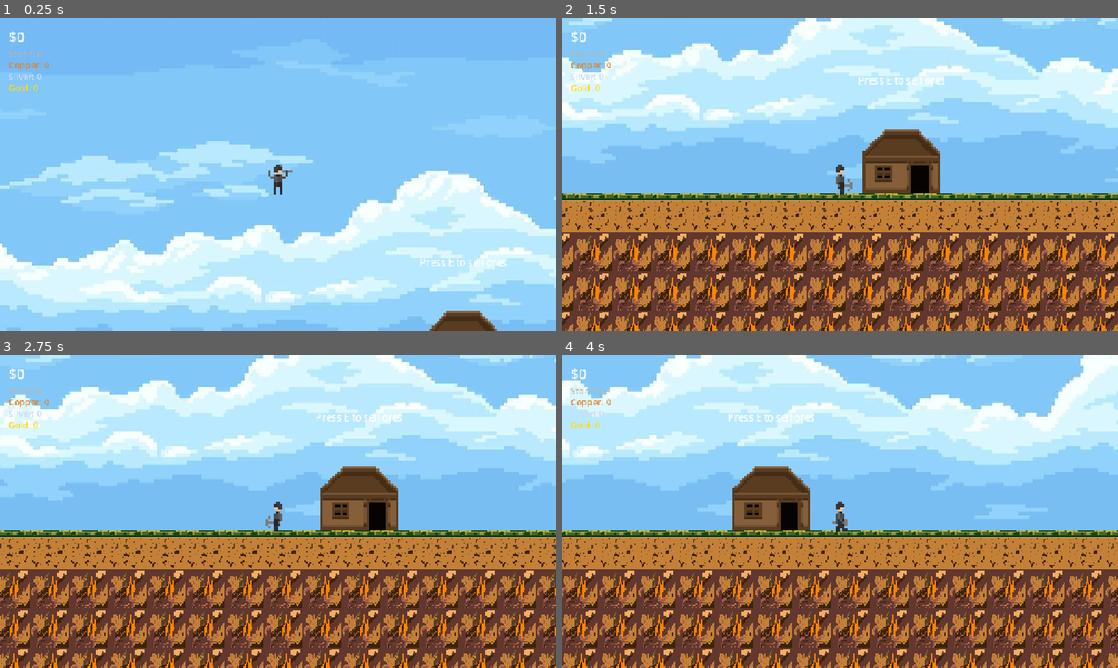
Above: before the commit, frames 1-4 (two rows, left to right).
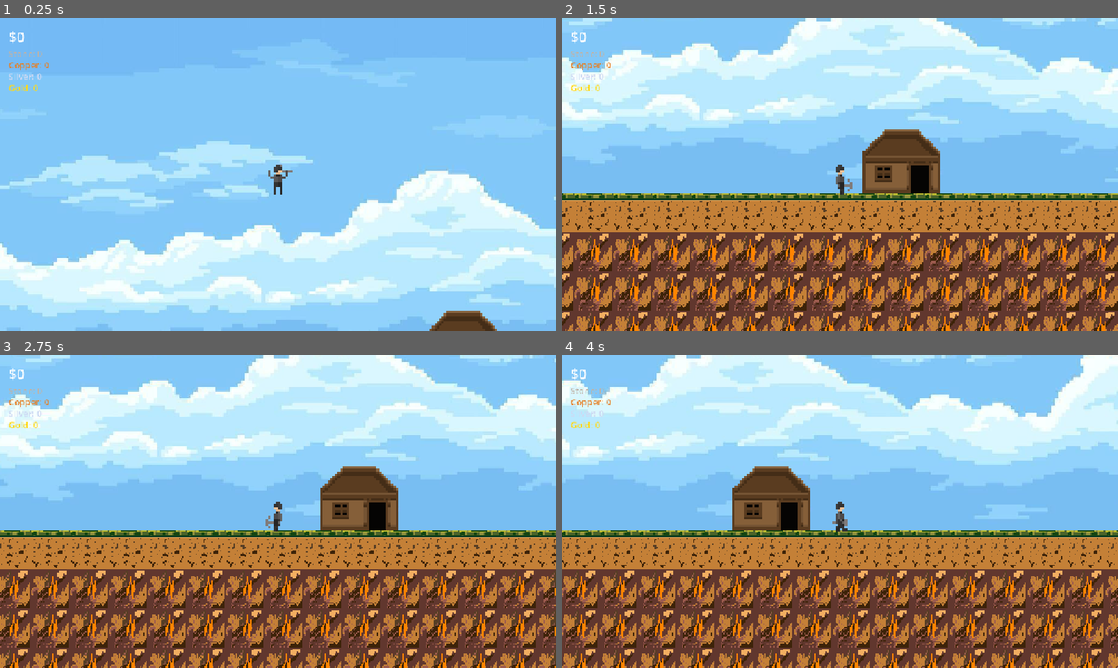
Above: after the commit, the same moments.

Repository: dinosaur890123/Tethered-Depths
Game: Godot game, scene res://main.tscn
Two runs of this game, one before a commit and one after it. Both use one fixed random seed, a clock stepped at 60 frames per second and the inputs below.
Inputs (mouse positions are in pixels of both pictures, inside the frame that each line leads up to):
- Up to frame 1 (0.25 s): no input
- Up to frame 2 (1.5 s): tap E (sell) at 0.5, 1.35 s; move the mouse to (962, 158) at 0.52 s; hold E (sell) 0.53-1.28 s; hold D (Right) from 0.53 s (still down); click (962, 158) at 0.67 s; tap Enter (ui_accept) at 0.77 s; move the mouse to (728, 190) at 1.27 s
- Up to frame 3 (2.75 s): tap Enter (ui_accept) at 1.52 s; tap E (sell) at 2 s; move the mouse to (333, 442) at 2.02 s; release D (Right) at 2.03 s; hold A (Left) from 2.03 s (still down); hold E (sell) from 2.03 s (still down)
- Up to frame 4 (4 s): move the mouse to (812, 574) at 2.77 s; release A (Left) at 2.78 s; release E (sell) at 2.78 s; hold D (Right) from 2.78 s (still down); tap E (sell) at 2.85, 3.5 s; click (812, 574) at 2.92 s; tap Enter (ui_accept) at 3.02, 3.77 s; move the mouse to (1006, 558) at 3.52 s; hold E (sell) from 3.53 s (still down)

The runs differ from the first frame. In frame 1, 0.1% of the frame differs, in the area x 75-92%, y 76-80%; in frame 2, 0.1%; in frame 3, 0.1%; in frame 4, 0.2%, in the area x 30-46%, y 18-22%.
Error before the commit: Parse Error: Identifier "cargo" not declared in the current scope. (res://shop.gd:103)

Commit message:
Fixed many issues

Diff:
--- a/tethered-depths/main.gd
+++ b/tethered-depths/main.gd
@@ -2,14 +2,15 @@
 
 func _ready():
 	var tilemap := $TileMapLayer
+	# For Godot 4.x, use get_used_cells(0) or get_used_cells_by_id if needed
 	var used := tilemap.get_used_cells()
-	if used.is_empty():
+	if used.size() == 0:
 		return
 
-	var min_x := used[0].x
-	var max_x := used[0].x
-	var min_y := used[0].y
-	var max_y := used[0].y
+	var min_x = used[0].x
+	var max_x = used[0].x
+	var min_y = used[0].y
+	var max_y = used[0].y
 
 	for cell in used:
 		min_x = min(min_x, cell.x)
@@ -17,19 +18,20 @@
 		min_y = min(min_y, cell.y)
 		max_y = max(max_y, cell.y)
 
-	var width  := max_x - min_x + 1
-	var height := max_y - min_y + 1
+	var width = max_x - min_x + 1
+	var height = max_y - min_y + 1
 
 	# Sample the tile type from an existing cell
-	var src_id    := tilemap.get_cell_source_id(used[0])
-	var atlas_coords := tilemap.get_cell_atlas_coords(used[0])
+	var src_id = tilemap.get_cell_source_id(used[0])
+	var atlas_coords = tilemap.get_cell_atlas_coords(used[0])
 
 	# Extend 5x to the left, right, and downward
-	var new_min_x := min_x - width * 5
-	var new_max_x := max_x + width * 5
-	var new_max_y := max_y + height * 5
+	var new_min_x = min_x - width * 5
+	var new_max_x = max_x + width * 5
+	var new_max_y = max_y + height * 5
 
 	for x in range(new_min_x, new_max_x + 1):
 		for y in range(min_y, new_max_y + 1):
-			if tilemap.get_cell_source_id(Vector2i(x, y)) == -1:
-				tilemap.set_cell(Vector2i(x, y), src_id, atlas_coords)
+			var cell_pos = Vector2i(x, y)
+			if tilemap.get_cell_source_id(cell_pos) == -1:
+				tilemap.set_cell(0, cell_pos, src_id, atlas_coords)
--- a/tethered-depths/shop.gd
+++ b/tethered-depths/shop.gd
@@ -40,7 +40,7 @@
 		# Hold-to-sell behaviour
 		sell_timer += _delta
 		sell_progress = clamp(sell_timer / sell_hold_time, 0.0, 1.0)
-		prompt_label.text = "Hold E to sell... " + str(int(sell_progress * 100)) + "%"
+		prompt_label.text = "Press E to Interact"
 		prompt_label.visible = true
 		is_selling = true
 		queue_redraw()
@@ -81,6 +81,7 @@
 		return
 
 	var total_earnings = 0
+	var total_ores_sold = 0
 
 	# Calculate earnings based on individual ore values from player's ORE_TABLE
 	for ore in player_nearby.ORE_TABLE:
@@ -89,6 +90,7 @@
 		var count = player_nearby.ore_counts.get(nm, 0)
 
 		total_earnings += count * val
+		total_ores_sold += count
 
 		# Reset the count for this ore
 		player_nearby.ore_counts[nm] = 0
@@ -100,4 +102,4 @@
 	player_nearby.money += total_earnings
 	player_nearby.money_label.text = "$" + str(player_nearby.money)
 	player_nearby.current_cargo = 0
-	print("Sold ", cargo, " ores for $", earnings)
+	print("Sold ", total_ores_sold, " ores for $", total_earnings)
